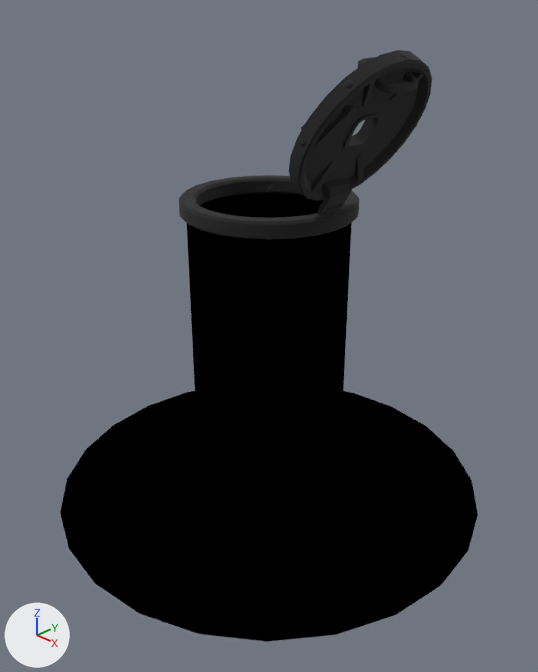
The Blender file Models/Props/FreeIva_Hatch_Round_Size0.blend: old version first, new version second.
Before and after are seen from a 50 mm lens placed at (1.562, -1.539, 0.611), pointed at (0.05, -0.05, -0.397). Every picture has the same lights, and +X, +Y and +Z are marked at lower left. Both versions are drawn at frame 50 of the action 'Hatch_Size0_DoorAction'; the numbers are the values there.

Script lines for the objects in view, before the commit:
```python
me_hatch_size0_door = bpy.data.meshes.new('Hatch_Size0_Door')
me_hatch_size0_door.from_pydata(...)  # 1116 vertices, 1134 faces; spans x -0.009..0.461, y -0.106..0.019, z -0.22..0.22
me_hatch_size0_door.materials.append(mat_hatches)
me_hatch_size0_frame = bpy.data.meshes.new('Hatch_Size0_Frame')
me_hatch_size0_frame.from_pydata(...)  # 420 vertices, 394 faces; spans x -0.27..0.27, y 0.0..0.069, z -0.27..0.27
me_hatch_size0_frame.materials.append(mat_hatches)
me_tube = bpy.data.meshes.new('tube')
me_tube.from_pydata(...)  # 192 vertices, 96 faces; spans x -0.724..0.724, y -0.724..0.724, z -1.0..0.0
me_tube.materials.append(mat_material_002)
ob_hatch_size0_door = bpy.data.objects.new('Hatch_Size0_Door', me_hatch_size0_door)
ob_hatch_size0_door.parent = ob_hatch_size0_frame
ob_hatch_size0_door.location = (-0.241, 0.0601, 0.0)
ob_hatch_size0_door.rotation_euler = (0.0, 0.0, 2.114)  # degrees (0, 0, 121)
ob_hatch_size0_frame = bpy.data.objects.new('Hatch_Size0_Frame', me_hatch_size0_frame)
ob_hatch_size0_frame.parent = ob_freeiva_hatch_round_size0
ob_hatch_size0_frame.location = (0.0, 0.0, -0.0177)
ob_hatch_size0_frame.rotation_euler = (1.571, 0.0, 3.142)  # degrees (90, 0, 180)
ob_tube = bpy.data.objects.new('tube', me_tube)
ob_tube.parent = ob_freeiva_hatch_round_size0
ob_tube.location = (0.0, 0.0, 0.0)
```
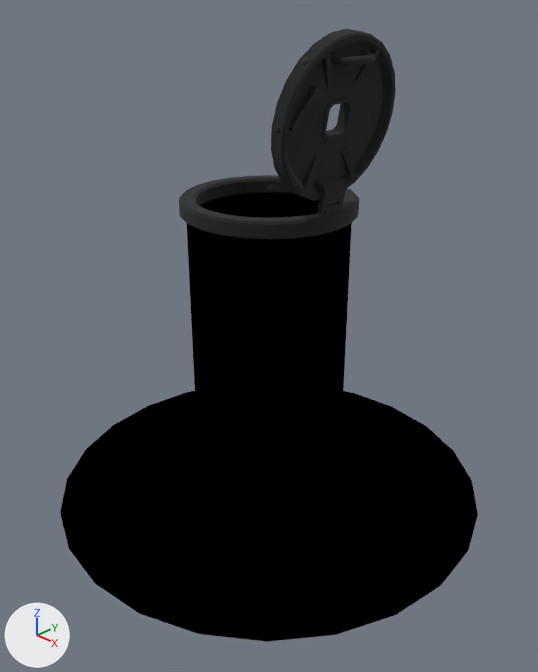
Commit message: reduce hatch opening angle slightly

The edits, one by one:
Object 'Hatch_Size0_Door' (ob_hatch_size0_door) turns from (0, 0, 121) to (0, 0, 100) degrees about x, y and z.

Location of each change, [x1, y1, x2, y2] in pixels of the pictures (538 x 672 px):
'Hatch_Size0_Door', turned: before [289, 50, 432, 215]; after [271, 29, 395, 215]
'handle.001', turned: before [301, 104, 356, 147]; after [289, 85, 322, 132]
